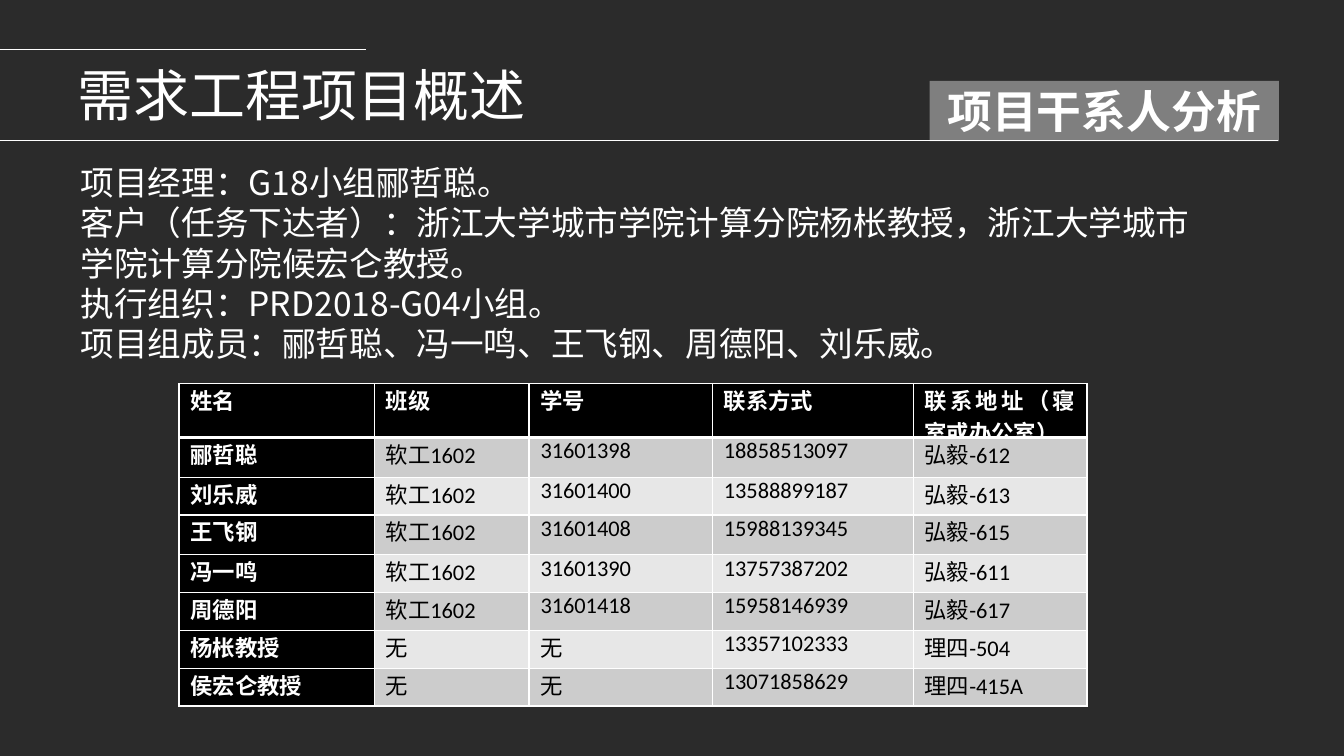
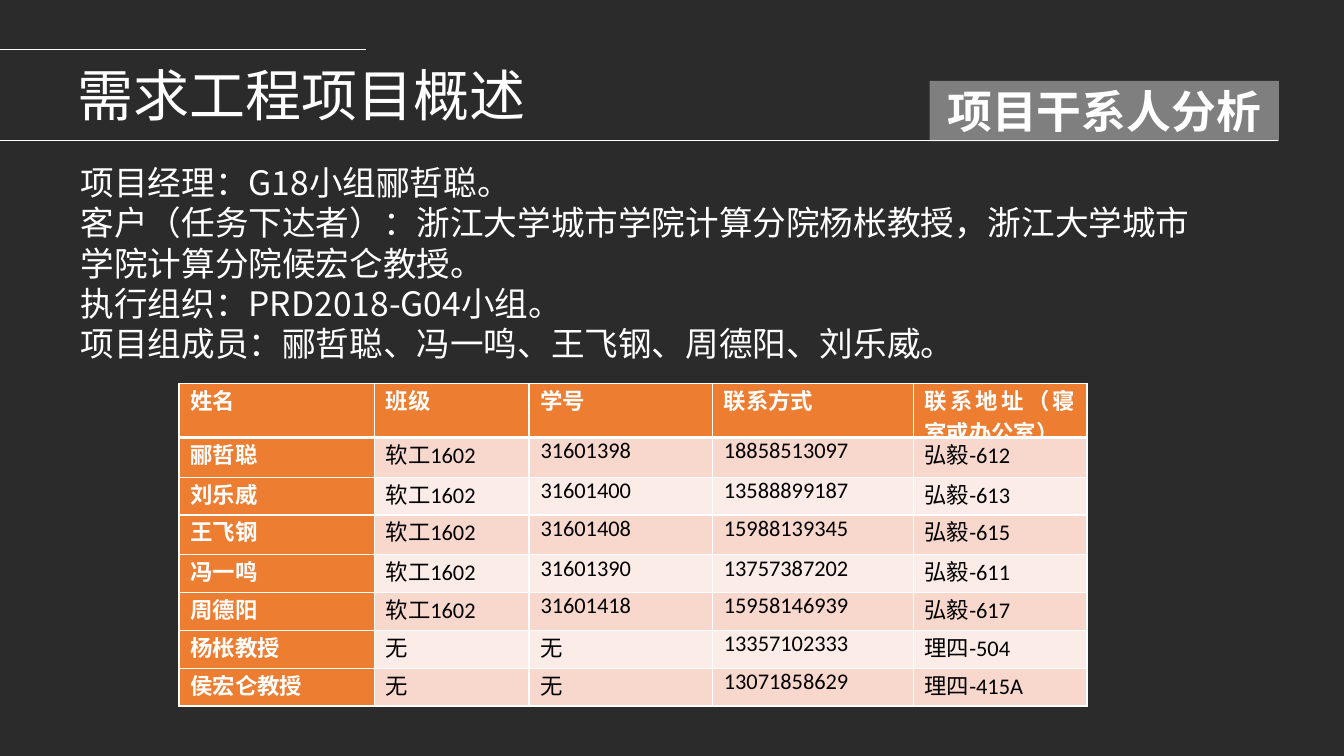
Before and after one commit to PRD-2018-G04/PRD-2018-G04, a slide deck: slide 10 of G04项目组/受控文档/项目计划/PRD2018-G04-需求工程项目计划PPT.pptx. Drawn at 1344x756 pixels with LibreOffice and Linux fonts; fonts in the diff are those of the drawing; background and template pictures are left out; a plain dark background stands for a picture behind light text. Boxes give left, top, right and bottom in pixels: in the first picture for what was removed or moved away, otherwise in the second. Text is boxed around its words. In the diff, an @@ line names an element or a change of style, - is before the commit and + after.

```diff
--- a/G04项目组/受控文档/项目计划/PRD2018-G04-需求工程项目计划PPT.pptx
+++ b/G04项目组/受控文档/项目计划/PRD2018-G04-需求工程项目计划PPT.pptx
@@ table at bbox=[179, 384, 1089, 707] @@
@@ fill #000000 to #ED7D31 in 12 cells @@
@@ fill #CCCCCC to #F8D7CE in 16 cells @@
@@ fill #E7E7E7 to #FCECE8 in 12 cells @@
```
Also in this commit, not shown: 7 other slides changed, 8 slides added, 1 slide removed, 23 other files.
